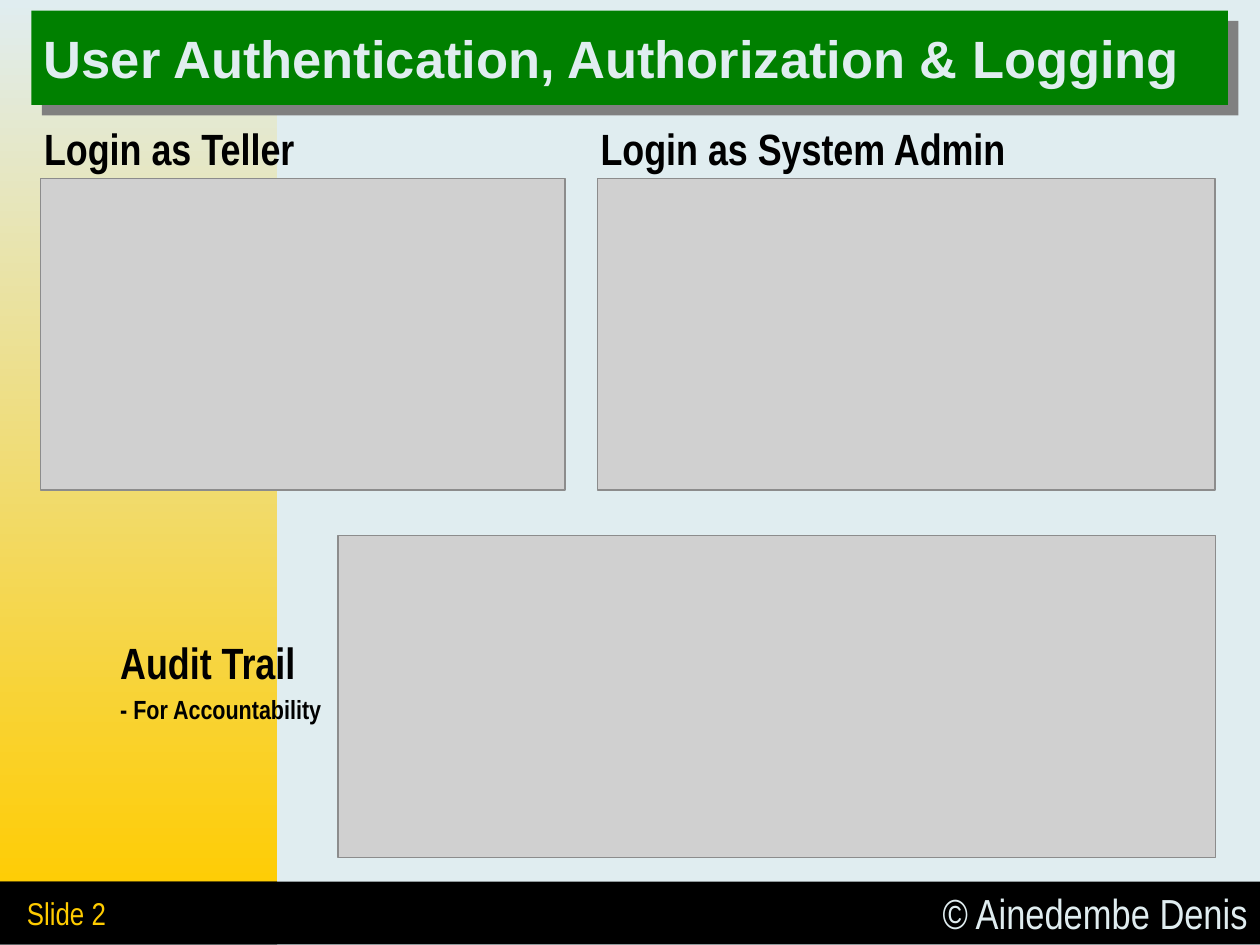
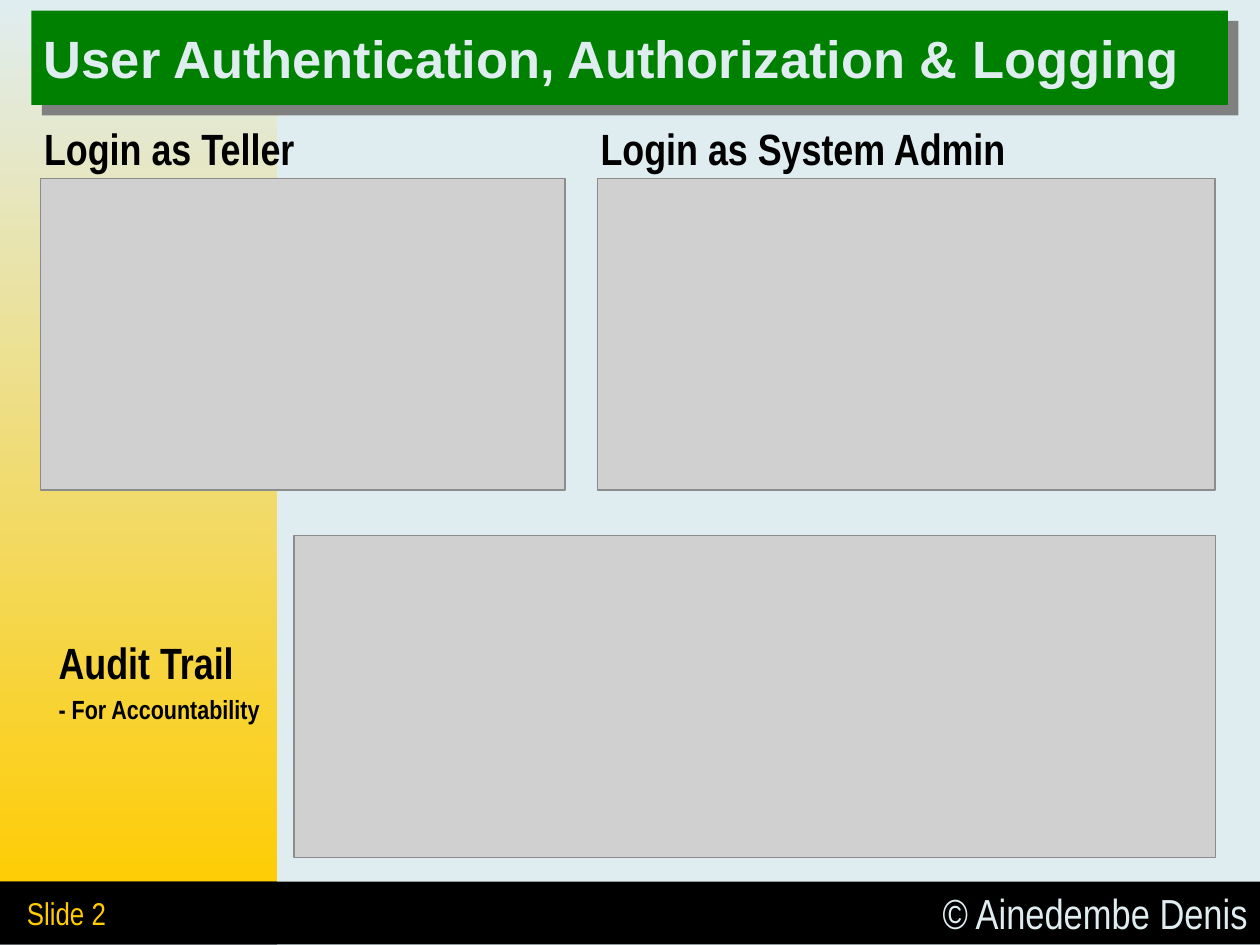
Before and after one commit to Ainedembe-Denis/Systems-Programing---C-PROJECTS, a slide deck: slide 3 of Ainedembe Denis - Presentation.pptx. Drawn at 1260x945 pixels with LibreOffice and Linux fonts; fonts in the diff are those of the drawing; grey boxes stand for pictures. Boxes give left, top, right and bottom in pixels: in the first picture for what was removed or moved away, otherwise in the second. Text is boxed around its words. In the diff, an @@ line names an element or a change of style, - is before the commit and + after.

```diff
--- a/Ainedembe Denis - Presentation.pptx
+++ b/Ainedembe Denis - Presentation.pptx
@@ picture: place and size @@
-picture at (338, 536, 1216, 858)
+picture at (294, 536, 1216, 858)
@@ text "Audit Trail" rewrapped from (120, 643, 321, 725) to (59, 647, 259, 725) @@
```
Also in this commit, not shown: 2 other slides changed, 5 other files.
